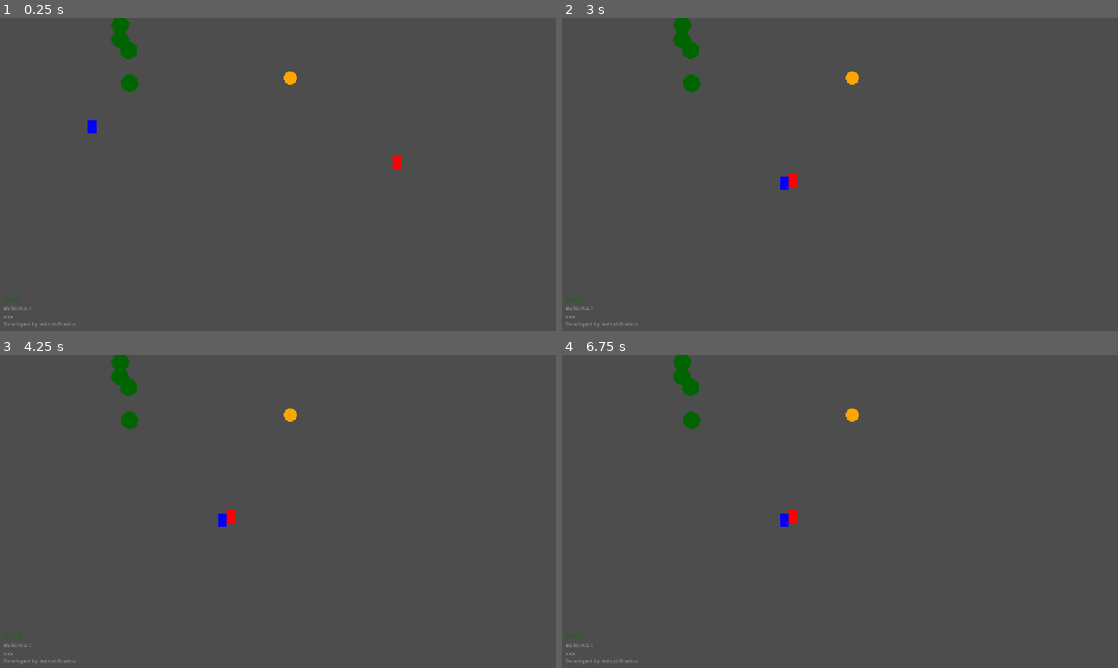
Above: before the commit, frames 1-4 (two rows, left to right).
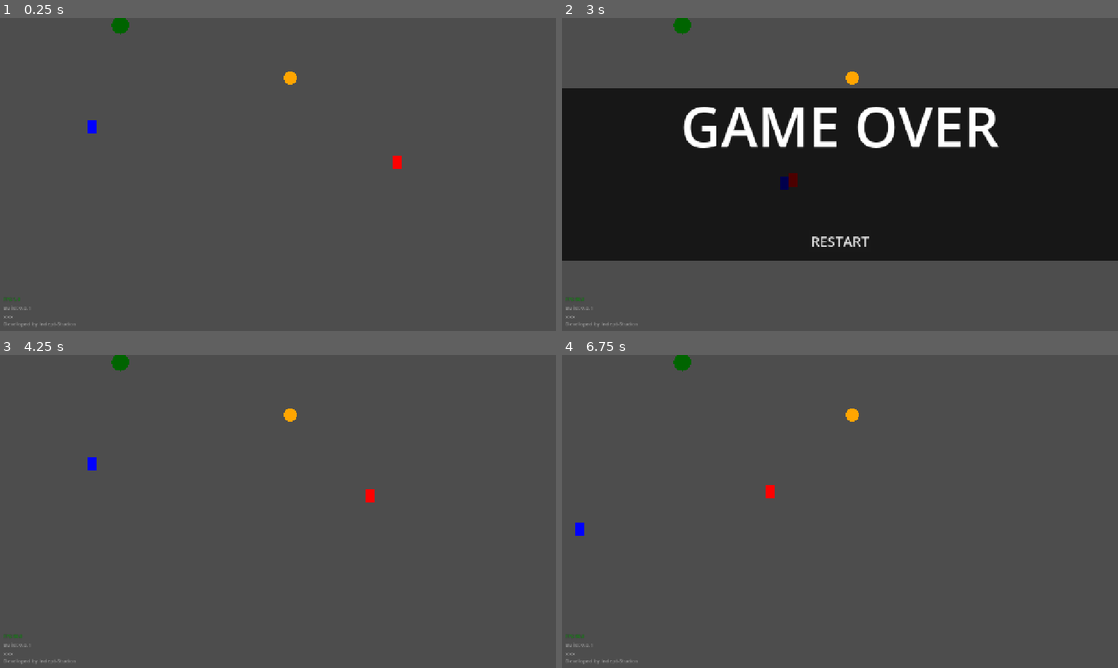
Above: after the commit, the same moments.

Repository: Indept-Studios/ard_jam
Game: Godot game, scene res://scenes/game.tscn
The game is run twice, just before and just after one commit, with the same random seed, the same clock (stepped at 60 frames per second) and the same inputs.
Inputs (mouse positions are in pixels of both pictures, inside the frame that each line leads up to):
- Up to frame 1 (0.25 s): no input
- Up to frame 2 (3 s): hold D (right) 0.53-1.28 s; hold S (down) 1.28-2.03 s; hold D (right) 2.03-2.78 s; hold W (up) from 2.78 s (still down)
- Up to frame 3 (4.25 s): release W (up) at 3.5 s; click (278, 577) at 3.5 s, where only the run after the commit has a clickable "RESTART"
- Up to frame 4 (6.75 s): hold A (left) 4.28-5.78 s; tap F12 (debug) at 4.9 s; hold S (down) 5.78-6.53 s; hold D (right) from 6.53 s (still down)

The runs differ from the first frame. In frame 1, 0.4% of the frame differs, in the area x 20-25%, y 4-24%; in frame 2, 55%, in the area x 0-100%, y 4-78%; in frame 3, 0.7%; in frame 4, 0.7%.

Commit message:
feat: gameover and restart

Diff:
--- /dev/null
+++ b/scenes/enemy.tscn
@@ -0,0 +1,32 @@
+[gd_scene format=3 uid="uid://deet1vbsx6s3x"]
+
+[ext_resource type="Script" uid="uid://dhr1nh0ymcn8b" path="res://scripts/enemy.gd" id="1_3i4hm"]
+
+[sub_resource type="CapsuleShape2D" id="CapsuleShape2D_715ky"]
+
+[sub_resource type="CapsuleShape2D" id="CapsuleShape2D_prkih"]
+radius = 13.0
+height = 38.0
+
+[node name="Enemy" type="CharacterBody2D" unique_id=740114733 node_paths=PackedStringArray("player")]
+z_index = 2
+collision_layer = 2
+script = ExtResource("1_3i4hm")
+player = NodePath("")
+
+[node name="ColorRect" type="ColorRect" parent="." unique_id=1061993834]
+offset_left = -10.0
+offset_top = -15.0
+offset_right = 10.0
+offset_bottom = 15.0
+color = Color(1, 0, 0, 1)
+
+[node name="CollisionShape2D" type="CollisionShape2D" parent="." unique_id=247230467]
+shape = SubResource("CapsuleShape2D_715ky")
+
+[node name="Area2D" type="Area2D" parent="." unique_id=1127802750]
+
+[node name="CollisionShape2D" type="CollisionShape2D" parent="Area2D" unique_id=1708444051]
+shape = SubResource("CapsuleShape2D_prkih")
+
+[connection signal="body_entered" from="Area2D" to="." method="_on_area_2d_body_entered"]
--- a/scenes/game.tscn
+++ b/scenes/game.tscn
@@ -4,21 +4,21 @@
 [ext_resource type="Script" uid="uid://chc7omd7m2cfd" path="res://DEBUG/debug_root.gd" id="1_yqjtg"]
 [ext_resource type="Script" uid="uid://djnhj5ir1osjh" path="res://scripts/player.gd" id="2_lbhrr"]
 [ext_resource type="PackedScene" uid="uid://40p2yv865iwr" path="res://DEBUG/debug_text_overlay.tscn" id="2_lnu2h"]
-[ext_resource type="Script" uid="uid://dhr1nh0ymcn8b" path="res://scripts/enemy.gd" id="3_lbhrr"]
-[ext_resource type="Script" uid="uid://cpnl0cmgc4cf7" path="res://scripts/tree.gd" id="3_u5sy4"]
+[ext_resource type="PackedScene" uid="uid://dtgrp8lwtfciw" path="res://scenes/tree.tscn" id="3_u5sy4"]
 [ext_resource type="Script" uid="uid://dhvve5gu5sdbr" path="res://scripts/collectable.gd" id="4_iywne"]
-
-[sub_resource type="CircleShape2D" id="CircleShape2D_prkih"]
-radius = 17.029387
+[ext_resource type="PackedScene" uid="uid://deet1vbsx6s3x" path="res://scenes/enemy.tscn" id="5_gee14"]
 
 [sub_resource type="CapsuleShape2D" id="CapsuleShape2D_715ky"]
 
-[sub_resource type="CapsuleShape2D" id="CapsuleShape2D_prkih"]
-radius = 13.0
-height = 38.0
-
 [sub_resource type="CircleShape2D" id="CircleShape2D_715ky"]
 radius = 8.5440035
+
+[sub_resource type="StyleBoxFlat" id="StyleBoxFlat_u5sy4"]
+bg_color = Color(0, 0, 0, 0.7019608)
+
+[sub_resource type="FontVariation" id="FontVariation_17e3r"]
+
+[sub_resource type="FontVariation" id="FontVariation_5kx4m"]
 
 [node name="Game" type="Node" unique_id=1746773538]
 process_mode = 3
@@ -51,42 +51,8 @@
 
 [node name="LevelRoot" type="Node2D" parent="World" unique_id=427603853]
 
-[node name="Tree" type="StaticBody2D" parent="World/LevelRoot" unique_id=711831715]
-z_index = 3
+[node name="Tree" parent="World/LevelRoot" unique_id=1931489298 instance=ExtResource("3_u5sy4")]
 position = Vector2(276, 17)
-collision_layer = 8
-script = ExtResource("3_u5sy4")
-
-[node name="CollisionShape2D" type="CollisionShape2D" parent="World/LevelRoot/Tree" unique_id=206442903]
-shape = SubResource("CircleShape2D_prkih")
-debug_color = Color(0, 0.44783658, 5.7756904e-07, 0.41960785)
-
-[node name="Tree2" type="StaticBody2D" parent="World/LevelRoot" unique_id=1712113504]
-position = Vector2(275, 49)
-collision_layer = 8
-script = ExtResource("3_u5sy4")
-
-[node name="CollisionShape2D" type="CollisionShape2D" parent="World/LevelRoot/Tree2" unique_id=652219787]
-shape = SubResource("CircleShape2D_prkih")
-debug_color = Color(0, 0.44783658, 5.7756904e-07, 0.41960785)
-
-[node name="Tree3" type="StaticBody2D" parent="World/LevelRoot" unique_id=284856149]
-position = Vector2(295, 74)
-collision_layer = 8
-script = ExtResource("3_u5sy4")
-
-[node name="CollisionShape2D" type="CollisionShape2D" parent="World/LevelRoot/Tree3" unique_id=1229992332]
-shape = SubResource("CircleShape2D_prkih")
-debug_color = Color(0, 0.44783658, 5.7756904e-07, 0.41960785)
-
-[node name="Tree4" type="StaticBody2D" parent="World/LevelRoot" unique_id=1849049902]
-position = Vector2(298, 150)
-collision_layer = 8
-script = ExtResource("3_u5sy4")
-
-[node name="CollisionShape2D" type="CollisionShape2D" parent="World/LevelRoot/Tree4" unique_id=1911641057]
-shape = SubResource("CircleShape2D_prkih")
-debug_color = Color(0, 0.44783658, 5.7756904e-07, 0.41960785)
 
 [node name="EntityRoot" type="Node2D" parent="World" unique_id=1015858661]
 
@@ -106,27 +72,9 @@
 [node name="CollisionShape2D" type="CollisionShape2D" parent="World/EntityRoot/Player" unique_id=1049177841]
 shape = SubResource("CapsuleShape2D_715ky")
 
-[node name="Enemy" type="CharacterBody2D" parent="World/EntityRoot" unique_id=1809538368 node_paths=PackedStringArray("player")]
-z_index = 2
+[node name="Enemy" parent="World/EntityRoot" unique_id=740114733 node_paths=PackedStringArray("player") instance=ExtResource("5_gee14")]
 position = Vector2(951, 336)
-collision_layer = 2
-script = ExtResource("3_lbhrr")
 player = NodePath("../Player")
-
-[node name="ColorRect" type="ColorRect" parent="World/EntityRoot/Enemy" unique_id=1787238512]
-offset_left = -10.0
-offset_top = -15.0
-offset_right = 10.0
-offset_bottom = 15.0
-color = Color(1, 0, 0, 1)
-
-[node name="CollisionShape2D" type="CollisionShape2D" parent="World/EntityRoot/Enemy" unique_id=809315938]
-shape = SubResource("CapsuleShape2D_715ky")
-
-[node name="Area2D" type="Area2D" parent="World/EntityRoot/Enemy" unique_id=1492240674]
-
-[node name="CollisionShape2D" type="CollisionShape2D" parent="World/EntityRoot/Enemy/Area2D" unique_id=1734233040]
-shape = SubResource("CapsuleShape2D_prkih")
 
 [node name="Collectable" type="Area2D" parent="World/EntityRoot" unique_id=1343903998]
 position = Vector2(667, 138)
@@ -170,6 +118,8 @@
 layer = 30
 
 [node name="GameOverRoot" type="Control" parent="GameOverLayer" unique_id=232704128]
+unique_name_in_owner = true
+visible = false
 layout_mode = 3
 anchors_preset = 15
 anchor_right = 1.0
@@ -177,6 +127,48 @@
 grow_horizontal = 2
 grow_vertical = 2
 mouse_filter = 2
+
+[node name="PanelContainer" type="PanelContainer" parent="GameOverLayer/GameOverRoot" unique_id=713281289]
+custom_minimum_size = Vector2(0, 400)
+layout_mode = 1
+anchors_preset = 14
+anchor_top = 0.5
+anchor_right = 1.0
+anchor_bottom = 0.5
+grow_horizontal = 2
+grow_vertical = 2
+theme_override_styles/panel = SubResource("StyleBoxFlat_u5sy4")
+
+[node name="VBoxContainer" type="VBoxContainer" parent="GameOverLayer/GameOverRoot/PanelContainer" unique_id=356900270]
+layout_mode = 2
+
+[node name="Label" type="Label" parent="GameOverLayer/GameOverRoot/PanelContainer/VBoxContainer" unique_id=804162026]
+layout_mode = 2
+size_flags_vertical = 1
+theme_override_fonts/font = SubResource("FontVariation_17e3r")
+theme_override_font_sizes/font_size = 128
+text = "GAME OVER"
+horizontal_alignment = 1
+vertical_alignment = 1
+
+[node name="Control" type="Control" parent="GameOverLayer/GameOverRoot/PanelContainer/VBoxContainer" unique_id=262928836]
+custom_minimum_size = Vector2(0, 120)
+layout_mode = 2
+size_flags_vertical = 3
+
+[node name="CenterContainer" type="CenterContainer" parent="GameOverLayer/GameOverRoot/PanelContainer/VBoxContainer" unique_id=767722313]
+layout_mode = 2
+
+[node name="MarginContainer" type="MarginContainer" parent="GameOverLayer/GameOverRoot/PanelContainer/VBoxContainer/CenterContainer" unique_id=1868862262]
+layout_mode = 2
+theme_override_constants/margin_top = 20
+theme_override_constants/margin_bottom = 20
+
+[node name="RestartButton" type="Button" parent="GameOverLayer/GameOverRoot/PanelContainer/VBoxContainer/CenterContainer/MarginContainer" unique_id=724912386]
+layout_mode = 2
+theme_override_fonts/font = SubResource("FontVariation_5kx4m")
+theme_override_font_sizes/font_size = 32
+text = "RESTART"
 
 [node name="DebugLayer" type="CanvasLayer" parent="." unique_id=1270328989]
 process_mode = 3
@@ -194,6 +186,6 @@
 script = ExtResource("1_yqjtg")
 
 [connection signal="game_over" from="World/EntityRoot/Enemy" to="Systems/GameManager" method="_on_enemy_game_over"]
-[connection signal="body_entered" from="World/EntityRoot/Enemy/Area2D" to="World/EntityRoot/Enemy" method="_on_area_2d_body_entered"]
 [connection signal="body_entered" from="World/EntityRoot/Collectable" to="World/EntityRoot/Collectable" method="_on_body_entered"]
 [connection signal="collected" from="World/EntityRoot/Collectable" to="World/EntityRoot/Player" method="_on_collectable_collected"]
+[connection signal="pressed" from="GameOverLayer/GameOverRoot/PanelContainer/VBoxContainer/CenterContainer/MarginContainer/RestartButton" to="Systems/GameManager" method="_on_restart_button_pressed"]
--- /dev/null
+++ b/scenes/tree.tscn
@@ -0,0 +1,15 @@
+[gd_scene format=3 uid="uid://dtgrp8lwtfciw"]
+
+[ext_resource type="Script" uid="uid://cpnl0cmgc4cf7" path="res://scripts/tree.gd" id="1_avsvi"]
+
+[sub_resource type="CircleShape2D" id="CircleShape2D_prkih"]
+radius = 17.029387
+
+[node name="Tree" type="StaticBody2D" unique_id=1931489298]
+z_index = 3
+collision_layer = 8
+script = ExtResource("1_avsvi")
+
+[node name="CollisionShape2D" type="CollisionShape2D" parent="." unique_id=798186544]
+shape = SubResource("CircleShape2D_prkih")
+debug_color = Color(0, 0.44783658, 5.7756904e-07, 0.41960785)
--- a/scripts/enemy.gd
+++ b/scripts/enemy.gd
@@ -5,6 +5,10 @@
 @export var player: CharacterBody2D
 
 var speed: float = 150.0
+
+func _ready():
+	if not player:
+		push_error("enemy.gd: on ", self.name, ", no player is set")
 
 func _physics_process(delta: float) -> void:
 	if player:
--- a/scripts/game_manager.gd
+++ b/scripts/game_manager.gd
@@ -1,4 +1,6 @@
 extends Node
+
+@onready var game_over_root = %GameOverRoot
 
 var is_paused:bool = false
 
@@ -10,3 +12,10 @@
 
 func _on_enemy_game_over():
 	get_tree().paused = true
+	game_over_root.visible = true
+
+
+func _on_restart_button_pressed():
+	get_tree().paused = false
+	game_over_root.visible = false
+	get_tree().reload_current_scene()
--- a/scripts/player.gd
+++ b/scripts/player.gd
@@ -16,4 +16,4 @@
 	move_and_slide()
 
 func _on_collectable_collected():
-	print("PLAYER: ", "collectable collected")
+	pass ## bring in modifier
